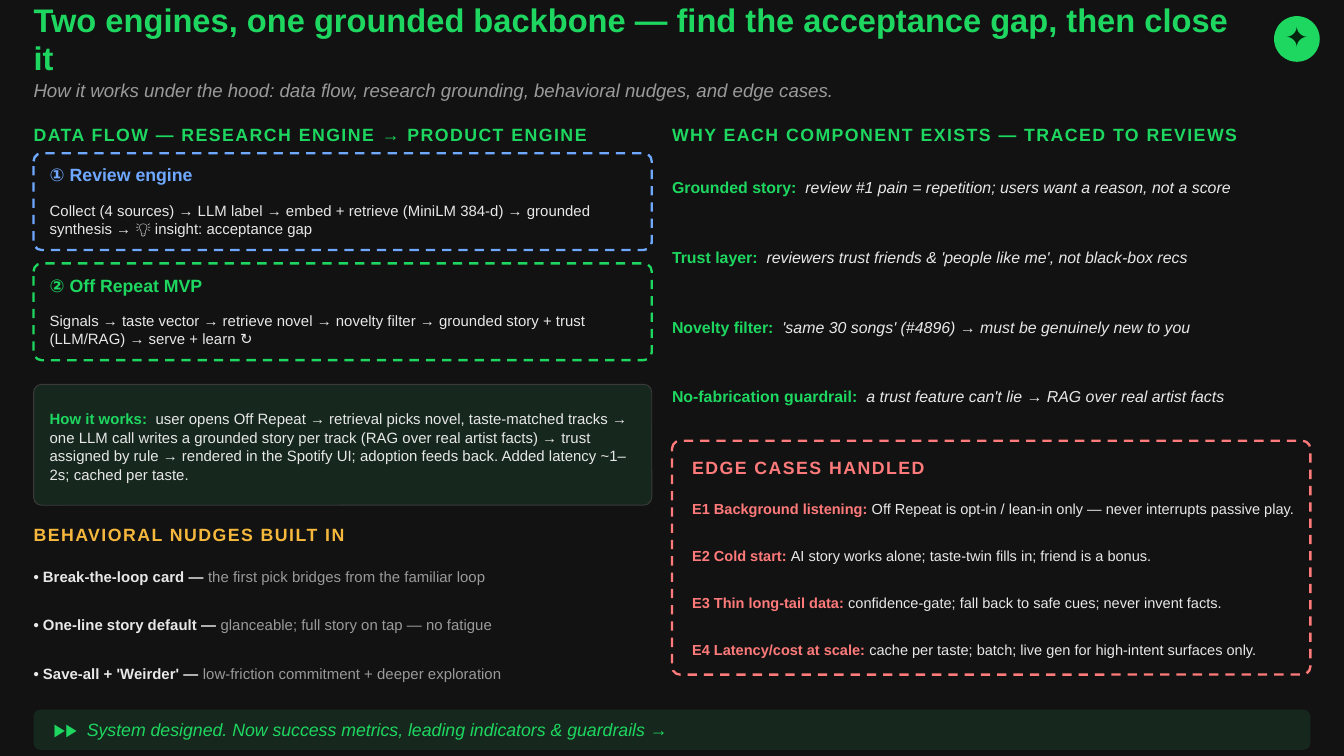
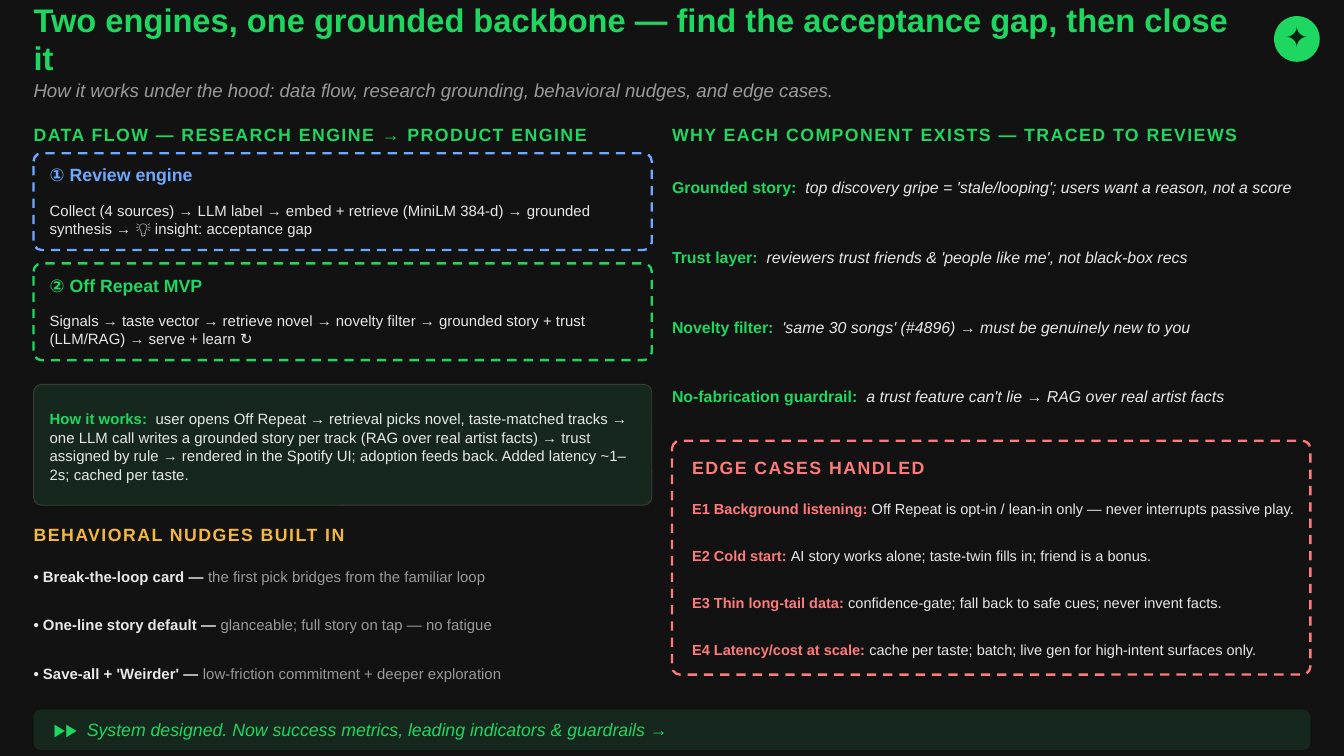
Before and after one commit to nityagupta25/spotify-discovery-engine, a slide deck: slide 8 of Off_Repeat_Deck_TopFellow.pptx. Drawn at 1344x756 pixels with LibreOffice and Linux fonts; fonts in the diff are those of the drawing. Boxes give left, top, right and bottom in pixels: in the first picture for what was removed or moved away, otherwise in the second. Text is boxed around its words. In the diff, an @@ line names an element or a change of style, - is before the commit and + after.

```diff
--- a/Off_Repeat_Deck_TopFellow.pptx
+++ b/Off_Repeat_Deck_TopFellow.pptx
@@ text at bbox=[672, 181, 1291, 197]: text changed @@
-Grounded story: review #1 pain = repetition; users want a reason, not a score
+Grounded story: top discovery gripe = 'stale/looping'; users want a reason, not a score
```
Also in this commit, not shown: 4 other slides changed, 2 other files.
